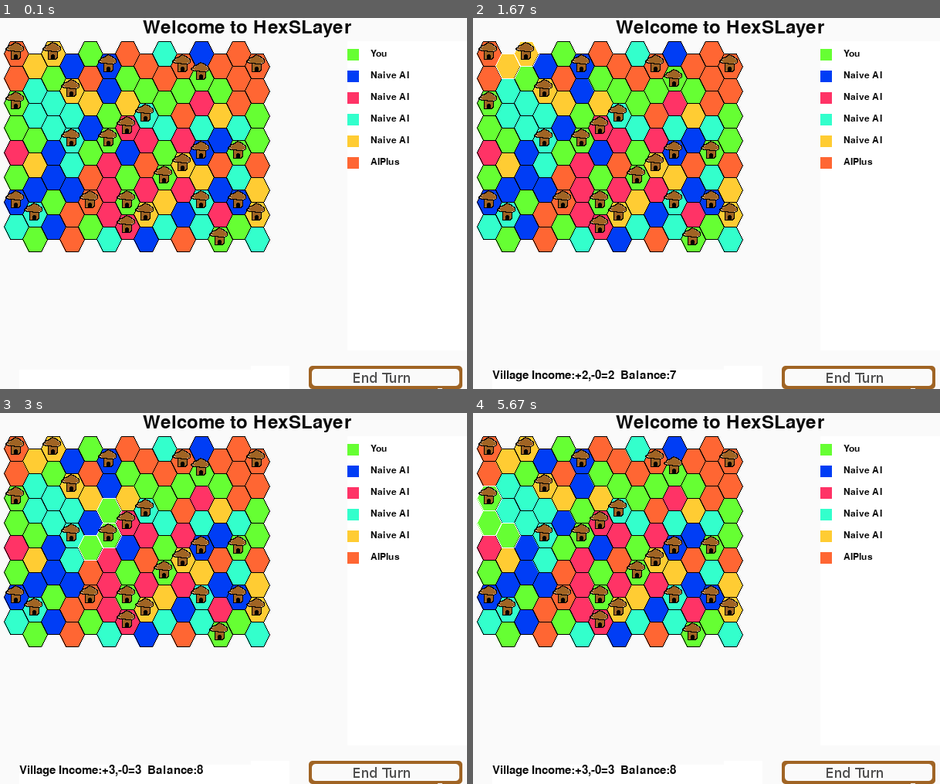
Above: before the commit, frames 1-4 (two rows, left to right).
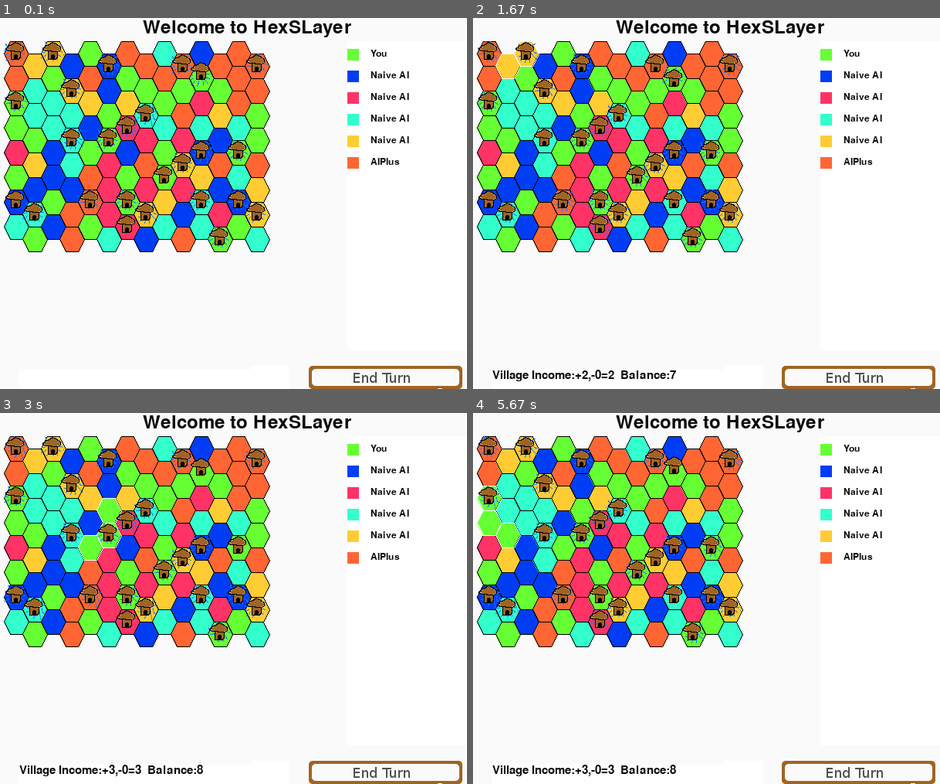
Above: after the commit, the same moments.

Repository: StephenFluin/HexSLayer
Game: pygame game, started from hexslayer.py
The game is run twice, just before and just after one commit, with the same random seed, the same clock (stepped at 60 frames per second) and the same inputs. The source is Python 2; it was converted automatically to run under Python 3.
Inputs (mouse positions are in pixels of both pictures, inside the frame that each line leads up to):
- Up to frame 1 (0.1 s): no input
- Up to frame 2 (1.67 s): click (720, 203) at 0.38 s; press the mouse at (673, 103) at 0.7 s; move the mouse to (613, 110) at 0.8 s; release the mouse at (552, 114) at 0.93 s; press the mouse at (599, 77) at 1.03 s; move the mouse to (753, 210) at 1.13 s; release the mouse at (907, 344) at 1.27 s; press the mouse at (524, 55) at 1.37 s; move the mouse to (566, 188) at 1.47 s; release the mouse at (613, 322) at 1.6 s
- Up to frame 3 (3 s): press the mouse at (219, 487) at 1.7 s; move the mouse to (163, 568) at 1.8 s; release the mouse at (107, 657) at 1.93 s; click (130, 602) at 2.05 s; press the mouse at (107, 461) at 2.37 s; move the mouse to (168, 461) at 2.47 s; release the mouse at (224, 461) at 2.6 s; press the mouse at (107, 509) at 2.7 s; move the mouse to (238, 502) at 2.8 s; release the mouse at (373, 494) at 2.93 s
- Up to frame 4 (5.67 s): press the mouse at (617, 487) at 3.03 s; move the mouse to (687, 531) at 3.13 s; release the mouse at (757, 576) at 3.27 s; press the mouse at (636, 450) at 3.37 s; move the mouse to (627, 531) at 3.47 s; release the mouse at (617, 613) at 3.6 s; press the mouse at (580, 487) at 3.7 s; move the mouse to (664, 490) at 3.8 s; release the mouse at (748, 494) at 3.93 s; press the mouse at (673, 472) at 4.03 s; move the mouse to (608, 553) at 4.13 s; release the mouse at (538, 635) at 4.27 s; press the mouse at (505, 487) at 4.37 s; move the mouse to (533, 539) at 4.47 s; release the mouse at (566, 591) at 4.6 s; press the mouse at (673, 450) at 4.7 s; move the mouse to (790, 576) at 4.8 s; release the mouse at (902, 706) at 4.93 s; press the mouse at (561, 498) at 5.03 s; move the mouse to (589, 576) at 5.13 s; release the mouse at (617, 654) at 5.27 s; press the mouse at (487, 498) at 5.37 s; move the mouse to (678, 524) at 5.47 s; release the mouse at (865, 550) at 5.6 s

The runs differ from the first frame. In frame 1, 0.4% of the frame differs, in the area x 0-58%, y 6-62%; in frame 2, 0.5%; in frame 3, 0.5%, in the area x 0-57%, y 6-62%; in frame 4, 0.5%.

Commit message:
Working on trying out new indicator visuals.

Diff:
--- a/hexslayer.py
+++ b/hexslayer.py
@@ -391,6 +391,8 @@
 	gameMap.cleanUpGame()
 
 	gameMap.newTurn()
+
+	sparks = pygame.image.load("sparks.png")
 
 	while True:
 		clock.tick(60)
@@ -462,8 +464,8 @@
 				bounce += pawn.bounce
 			else:
 				bounce = 0
-
-
+			i = random.randint(0,6)
+			screen.blit(sparks,(pawn.x,pawn.y),pygame.Rect((i*30,0),(30,30)))
 			screen.blit(pawn.image,(pawn.x,pawn.y+bounce))
 		allsprites.draw(screen)
 		pygame.display.flip()
--- a/pawns.py
+++ b/pawns.py
@@ -128,7 +128,7 @@
 		self.gameMap.renders.remove(self)
 		tile.pawn = None
 		tile.grave = Grave(self.gameMap,tile.x,tile.y)
-		self.gameMap.renders.append(tile.grave)
+		self.gameMap.renders.insert(0,tile.grave)
 		#print "Removed a pawn and added a grave."
 
 # Takes in tile coordinates, not x/y coordinates
Binary file added: sparks.png
